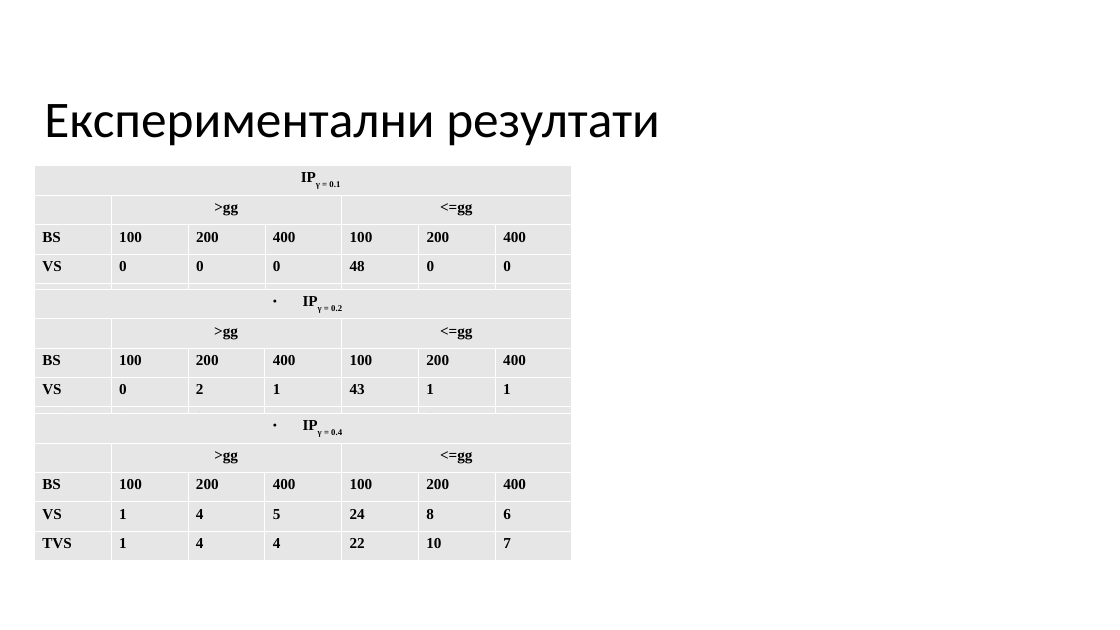
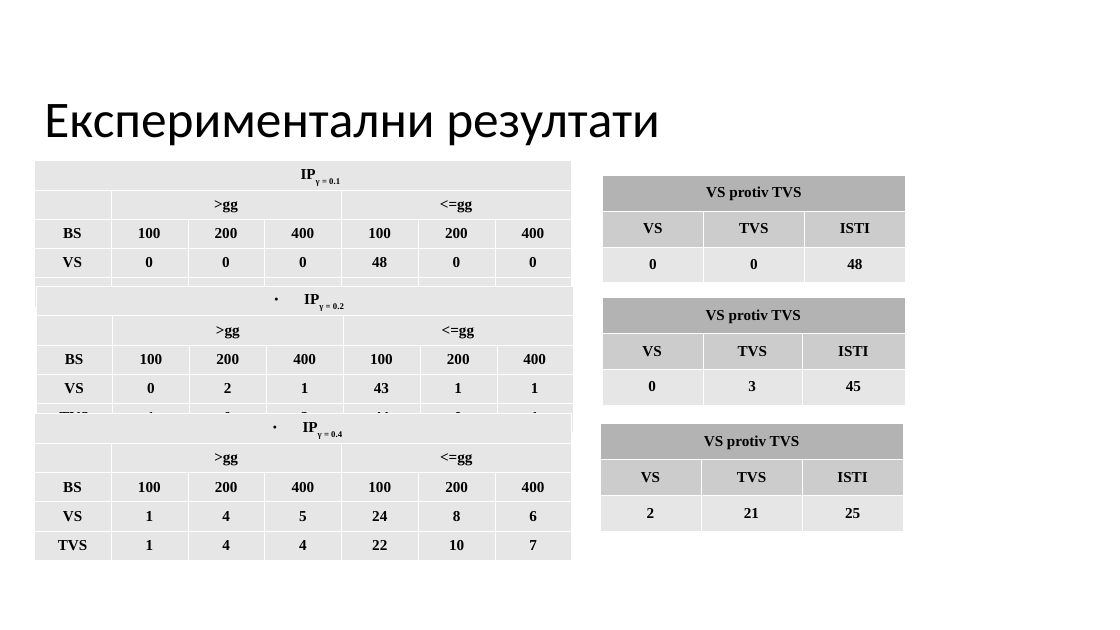
Before and after one commit to milosmikovic/Algorithms_For_Solving_Shortest_Common_Supersequence_Problem, a slide deck: slide 19 of Tekst/Prezentacija/MATF_primer_prezentacije.odp. Drawn at 1120x630 pixels with LibreOffice and Linux fonts; fonts in the diff are those of the drawing; background and template pictures are left out. Boxes give left, top, right and bottom in pixels: in the first picture for what was removed or moved away, otherwise in the second. Text is boxed around its words. In the diff, an @@ line names an element or a change of style, - is before the commit and + after.

```diff
--- a/Tekst/Prezentacija/MATF_primer_prezentacije.odp
+++ b/Tekst/Prezentacija/MATF_primer_prezentacije.odp
@@ table at <box>34,160,569,555</box> @@
@@ alignment left to centre @@
@@ table: place and size @@
-table at <box>34,166,570,439</box>
+table at <box>34,160,569,555</box>
@@ table added at <box>602,175,905,282</box>, 3 rows, 3 columns @@
+VS protiv TVS |  | 
+VS | TVS | ISTI
+0 | 0 | 48
@@ table at <box>36,286,571,554</box> @@
@@ alignment left to centre @@
@@ table added at <box>602,297,904,405</box>, 3 rows, 3 columns @@
+VS protiv TVS |  | 
+VS | TVS | ISTI
+0 | 3 | 45
@@ table at <box>34,413,570,554</box> @@
@@ alignment left to centre @@
@@ table added at <box>600,423,902,531</box>, 3 rows, 3 columns @@
+VS protiv TVS |  | 
+VS | TVS | ISTI
+2 | 21 | 25
```
Also in this commit, not shown: 2 other slides changed, 1 slide removed, 4 other files.
